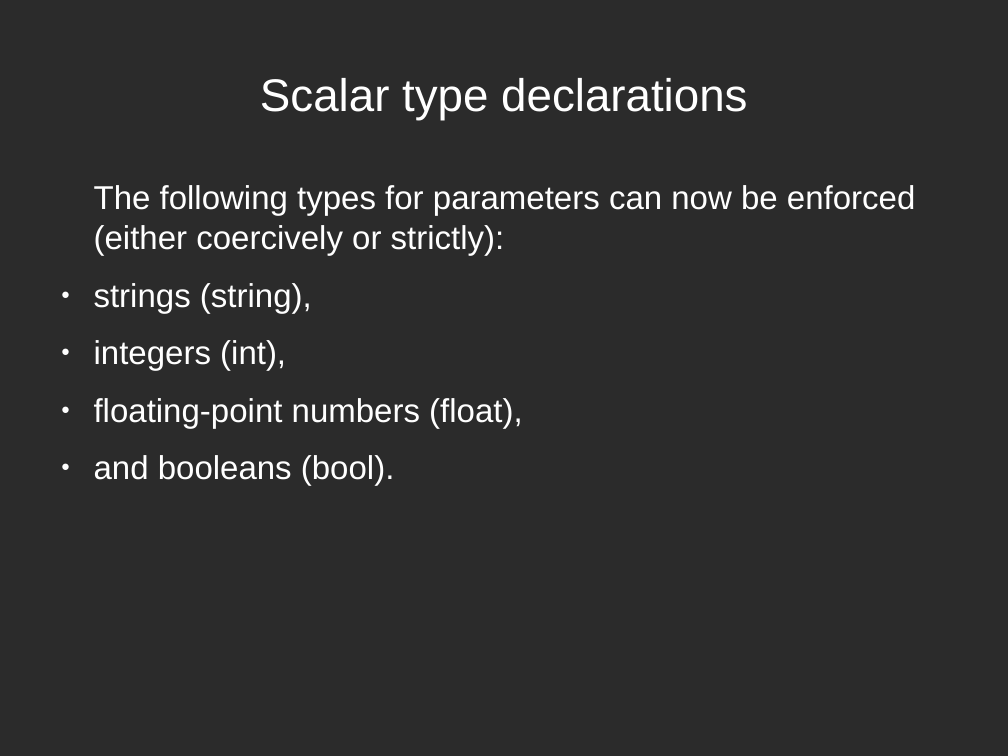
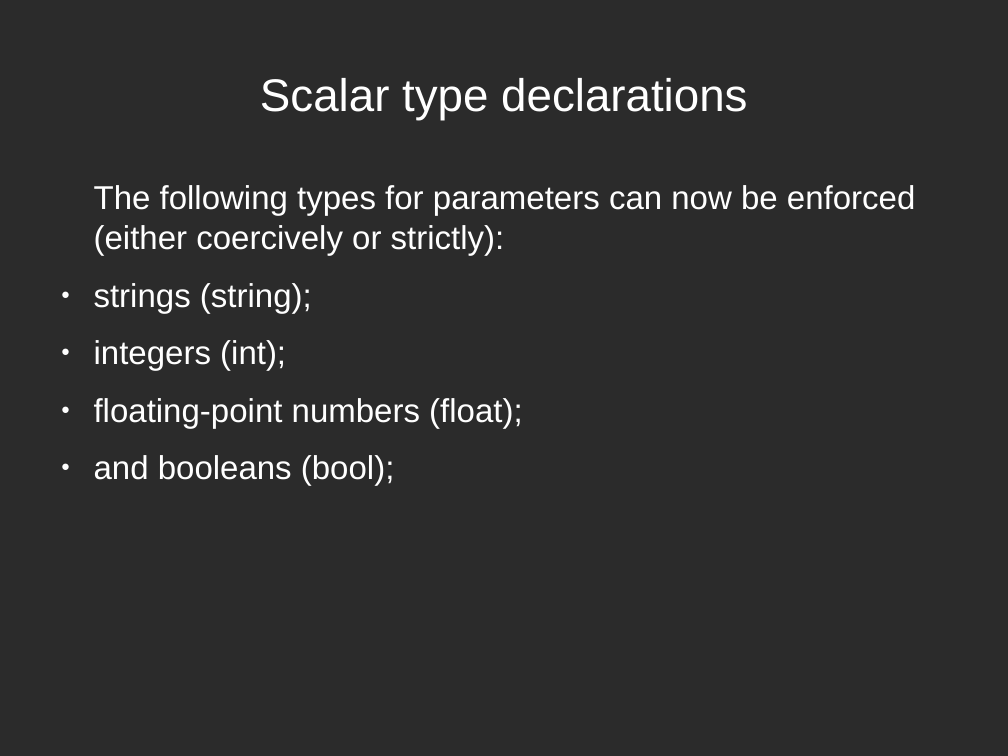
Before and after one commit to rmichal1/php7prezentacja, a slide deck: slide 8 of php7.odp. Drawn at 1008x756 pixels with LibreOffice and Linux fonts; fonts in the diff are those of the drawing; background and template pictures are left out; a plain dark background stands for a picture behind light text. Boxes give left, top, right and bottom in pixels: in the first picture for what was removed or moved away, otherwise in the second. Text is boxed around its words. In the diff, an @@ line names an element or a change of style, - is before the commit and + after.

```diff
--- a/php7.odp
+++ b/php7.odp
@@ text at (94, 283, 522, 486): text changed @@
-● strings (string),
-● integers (int),
-● floating-point numbers (float),
-● and booleans (bool).
+● strings (string);
+● integers (int);
+● floating-point numbers (float);
+● and booleans (bool);
```
Also in this commit, not shown: 4 other slides changed, 1 slide added, 5 other files.
